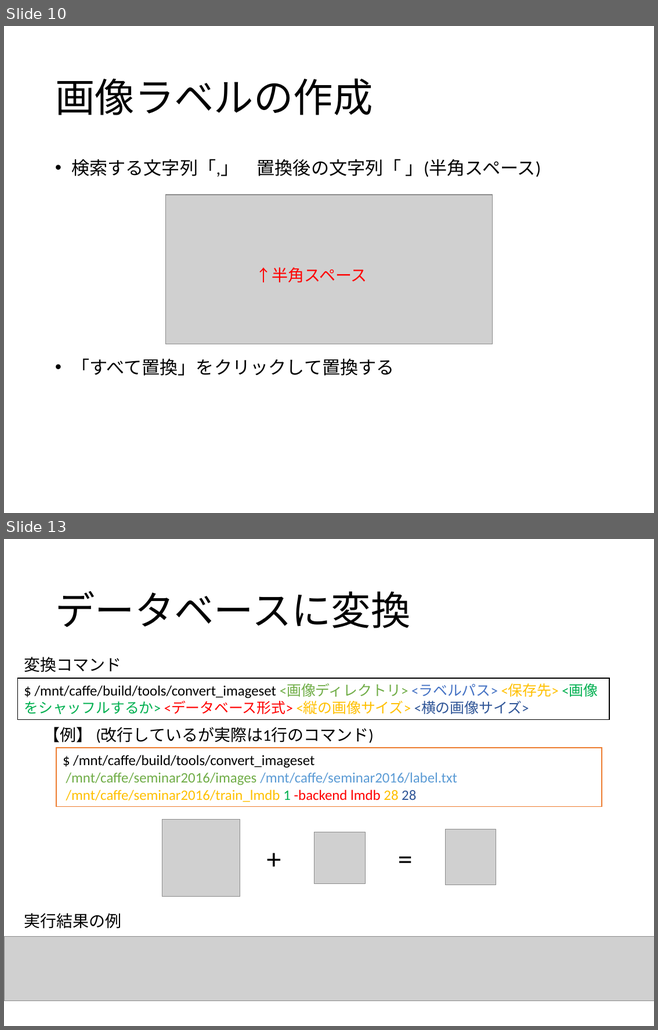
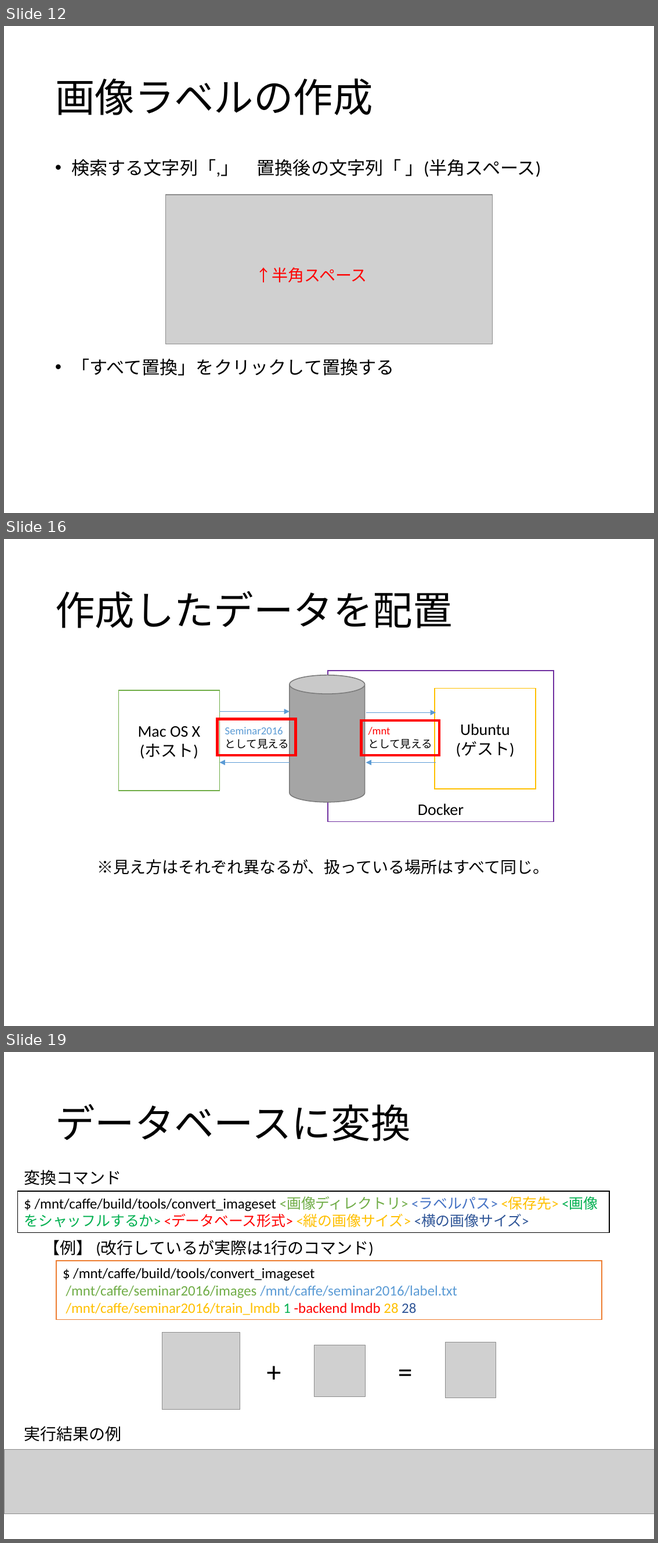
Before and after one commit to hara-lab-mizofumi/Seminar2016, a slide deck: 3-Caffe向けの自作データセットの作成.pptx. Shown one above the other, each under a label of ours: slides 10 and 13 before the commit, slides 12, 16 and 19 after it; the slides between them are not shown. The pictures are 658x1030 and 658x1543 pixels, drawn with LibreOffice and Linux fonts; fonts in the diff are those of the drawing; grey boxes stand for pictures. Boxes give left, top, right and bottom in pixels: in the first picture for what was removed or moved away, otherwise in the second. Text is boxed around its words. In the diff, an @@ line names an element or a change of style, - is before the commit and + after.

```diff
--- a/3-Caffe向けの自作データセットの作成.pptx
+++ b/3-Caffe向けの自作データセットの作成.pptx
@@ slide 16 added at (4, 539, 654, 1026), background #FFFFFF @@
@@ title added at (55, 591, 452, 628), 44 pt, text #000000 @@
+作成したデータを配置
@@ rectangle added at (217, 719, 295, 755), outline #FF0000 3 pt @@
@@ rectangle added at (361, 720, 439, 755), outline #FF0000 3 pt @@
@@ group added at (118, 671, 553, 822): 4 arrows, 3 rectangles, 2 texts, 1 cylinder @@
+Docker
+Mac OS X
+(ホスト)
+Ubuntu
+(ゲスト)
+Seminar2016
+として見える
+/mnt
+として見える
@@ text added at (97, 859, 549, 875), 18 pt, text #000000 @@
+※見え方はそれぞれ異なるが、扱っている場所はすべて同じ。
@@ what was slide 10 is now slide 12 @@
@@ what was slide 13 is now slide 19 @@
```
Also in this commit, not shown: 4 slides changed, 5 other slides added.
